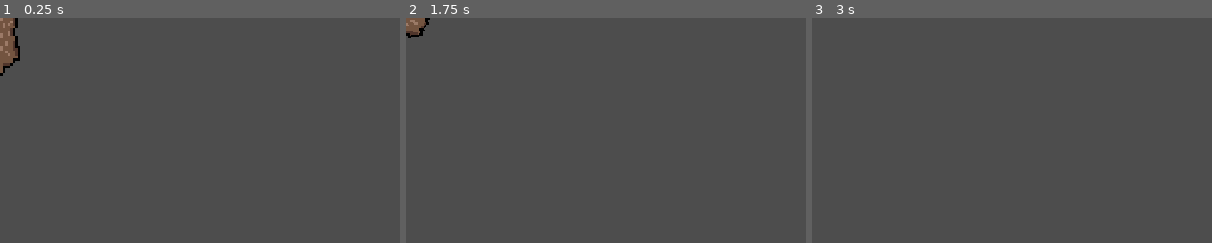
Above: before the commit, frames 1-3 (left to right).
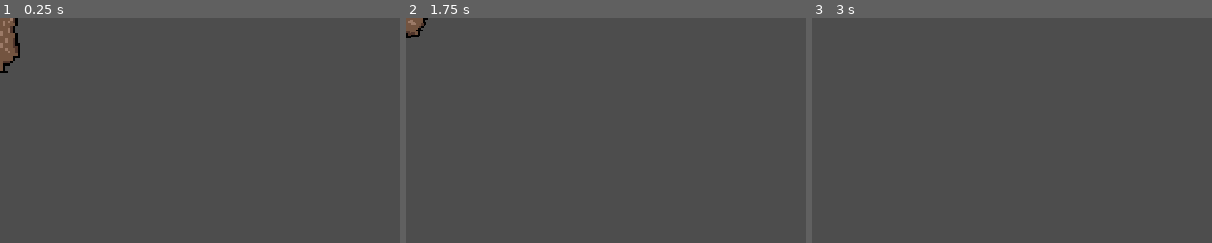
Above: after the commit, the same moments.

Repository: Tony-Villa/cat_run_game
Game: Godot game, scene res://Units/deer.tscn
The game is run twice, just before and just after one commit, with the same random seed, the same clock (stepped at 60 frames per second) and the same inputs. This scene is started directly instead of the project's main scene.
Inputs:
- Up to frame 1 (0.25 s): no input
- Up to frame 2 (1.75 s): tap Enter at 0.5 s; hold D (right) 0.53-1.28 s; hold Space (dash) 0.53-1.28 s; hold S (down) from 1.28 s (still down); tap Space (dash) at 1.35 s
- Up to frame 3 (3 s): tap Enter at 2 s; release S (down) at 2.03 s; hold D (right) 2.03-2.78 s; hold Space (dash) 2.03-2.78 s; hold W (up) from 2.78 s (still down); tap Space (dash) at 2.85 s
The pictures show only the part of the screen within x 0-50%, y 0-50%; the shares and areas given below are measured in that part.

The runs differ from the first frame. In frame 1, 0.4% of the frame differs, in the area x 0-5%, y 0-26%; in frame 2, 0.2%; in frame 3, nothing differs.

Commit message:
feat: deer animations

Diff:
--- a/Units/deer.tscn
+++ b/Units/deer.tscn
@@ -1,7 +1,64 @@
-[gd_scene load_steps=4 format=3 uid="uid://v6qu4kjxgqq2"]
+[gd_scene load_steps=14 format=3 uid="uid://v6qu4kjxgqq2"]
 
 [ext_resource type="Script" path="res://Units/deer.gd" id="1_1tun5"]
-[ext_resource type="Texture2D" uid="uid://c2kgwsaqne1qq" path="res://Units/deer_static1.png" id="1_dtceu"]
+[ext_resource type="Texture2D" uid="uid://clrduijr5kln6" path="res://Units/grazing/grazing-1.png" id="2_vf51x"]
+[ext_resource type="Texture2D" uid="uid://buqsd26cldf3u" path="res://Units/grazing/grazing-2.png" id="3_pawvb"]
+[ext_resource type="Texture2D" uid="uid://pmnyy12l18vn" path="res://Units/idle1/idle_1-1.png" id="4_6alof"]
+[ext_resource type="Texture2D" uid="uid://cm88hadjmojnd" path="res://Units/idle1/idle_1-2.png" id="5_2qign"]
+[ext_resource type="Texture2D" uid="uid://d0e6xr3d36w54" path="res://Units/idle1/idle_1-3.png" id="6_04mpr"]
+[ext_resource type="Texture2D" uid="uid://bquj4assfemsd" path="res://Units/idle1/idle_1-4.png" id="7_fmgjm"]
+[ext_resource type="Texture2D" uid="uid://fgfqx3jwgix7" path="res://Units/walk/walk1.png" id="8_svt0v"]
+[ext_resource type="Texture2D" uid="uid://cf0w5y80n4dpy" path="res://Units/walk/walk2.png" id="9_j3202"]
+[ext_resource type="Texture2D" uid="uid://bujnp4fw0smdo" path="res://Units/walk/walk3.png" id="10_ul33g"]
+[ext_resource type="Texture2D" uid="uid://fngrj371om01" path="res://Units/walk/walk4.png" id="11_y50ym"]
+
+[sub_resource type="SpriteFrames" id="SpriteFrames_rhnh6"]
+animations = [{
+"frames": [{
+"duration": 1.0,
+"texture": ExtResource("2_vf51x")
+}, {
+"duration": 1.0,
+"texture": ExtResource("3_pawvb")
+}],
+"loop": true,
+"name": &"grazing",
+"speed": 0.5
+}, {
+"frames": [{
+"duration": 1.0,
+"texture": ExtResource("4_6alof")
+}, {
+"duration": 1.0,
+"texture": ExtResource("5_2qign")
+}, {
+"duration": 1.0,
+"texture": ExtResource("6_04mpr")
+}, {
+"duration": 1.0,
+"texture": ExtResource("7_fmgjm")
+}],
+"loop": true,
+"name": &"idle_1",
+"speed": 4.0
+}, {
+"frames": [{
+"duration": 1.0,
+"texture": ExtResource("8_svt0v")
+}, {
+"duration": 1.0,
+"texture": ExtResource("9_j3202")
+}, {
+"duration": 1.0,
+"texture": ExtResource("10_ul33g")
+}, {
+"duration": 1.0,
+"texture": ExtResource("11_y50ym")
+}],
+"loop": true,
+"name": &"walk",
+"speed": 4.0
+}]
 
 [sub_resource type="CapsuleShape2D" id="CapsuleShape2D_6ytql"]
 radius = 6.0
@@ -15,8 +72,9 @@
 move_time_rate = 2.0
 move_cooldown_rate = 1.5
 
-[node name="Sprite2D" type="Sprite2D" parent="."]
-texture = ExtResource("1_dtceu")
+[node name="AnimatedSprite2D" type="AnimatedSprite2D" parent="."]
+sprite_frames = SubResource("SpriteFrames_rhnh6")
+animation = &"grazing"
 
 [node name="CollisionShape2D" type="CollisionShape2D" parent="."]
 position = Vector2(0, 6)
Binary file added: Units/grazing/grazing-1.png
Not shown, added: Units/grazing/grazing-1.png.import
Binary file added: Units/grazing/grazing-2.png
Not shown, added: Units/grazing/grazing-2.png.import
Binary file added: Units/idle1/idle_1-1.png
Not shown, added: Units/idle1/idle_1-1.png.import
Binary file added: Units/idle1/idle_1-2.png
Not shown, added: Units/idle1/idle_1-2.png.import
Binary file added: Units/idle1/idle_1-3.png
Not shown, added: Units/idle1/idle_1-3.png.import
Binary file added: Units/idle1/idle_1-4.png
Not shown, added: Units/idle1/idle_1-4.png.import
(and 8 more such lines)
